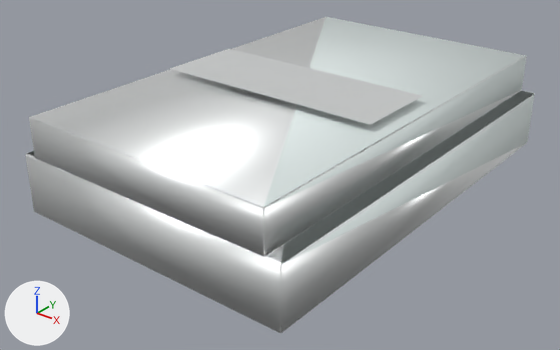
Two versions of the glTF model prototype/assets/models/hulls/carrier_heavy_osterholm.glb, one commit apart.
Rendered twice from a camera (50 mm lens) standing at (8.76, -11.72, 6.06) and looking at (0.0, -0.78, -0.72). Every picture has the same lights, and +X, +Y and +Z are marked at lower left. The older version comes first. Vertices at exactly the same position are counted once.

In view in the first picture: 'carrier_heavy_osterholm'.
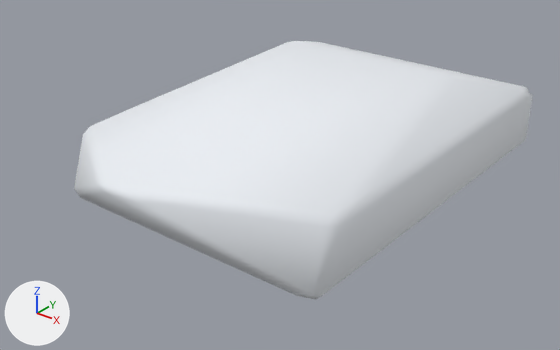
Boxes [x1, y1, x2, y2] around the edits, measured in the pictures (560 x 350 px):
'carrier_heavy_osterholm', reshaped (10% narrower, 18% shorter): before [25, 17, 535, 333]; after [74, 41, 533, 300]
part 1 of me_carrier_heavy_osterholm_mesh, rebuilt: before [25, 90, 535, 333]; after [74, 41, 533, 300]
part 2 of me_carrier_heavy_osterholm_mesh, deleted: before [29, 17, 527, 257]
part 3 of me_carrier_heavy_osterholm_mesh, deleted: before [267, 93, 533, 263]
part 4 of me_carrier_heavy_osterholm_mesh, deleted: before [170, 49, 423, 125]

The change, as a list of edits to the scene's bpy script:
```text
Change me_carrier_heavy_osterholm_mesh:
    used by ob_carrier_heavy_osterholm; location = (0.0, 0.0, 0.0)
    remove me_carrier_heavy_osterholm_mesh.from_pydata(...)  # 152 vertices, 330 faces; spans x -3.0..3.0, y -4.5..4.5, z -1.0..1.15
    add me_carrier_heavy_osterholm_mesh.from_pydata(...)  # 38 vertices, 72 faces; spans x -3.0..3.0, y -5.07..4.5, z -1.0..1.0
    me_carrier_heavy_osterholm_mesh part 1: the loose piece of 50 vertices spanning x -3.0..3.0, y -4.5..4.5, z -1.0..0.2 is rebuilt with 38 vertices and now spans x -3.0..3.0, y -5.07..4.5, z -1.0..1.0, in mat_carrier_heavy_osterholm_structural_mat (white #edf1f6)
    me_carrier_heavy_osterholm_mesh part 2: the loose piece of 50 vertices spanning x -2.7..2.7, y -4.5..4.5, z 0.2..1.0 is deleted
    me_carrier_heavy_osterholm_mesh part 3: the loose piece of 24 vertices spanning x 2.7..3.0, y -4.45..4.45, z 0.2 is deleted
    me_carrier_heavy_osterholm_mesh part 4: the loose piece of 4 vertices spanning x -2.4..2.4, y -1.35..0.45, z 1.15 is deleted
    other edits to the shape of me_carrier_heavy_osterholm_mesh do not show in these pictures
    remove me_carrier_heavy_osterholm_mesh.materials.append(mat_carrier_heavy_osterholm_armor_mat)  # white #fdffff
```
